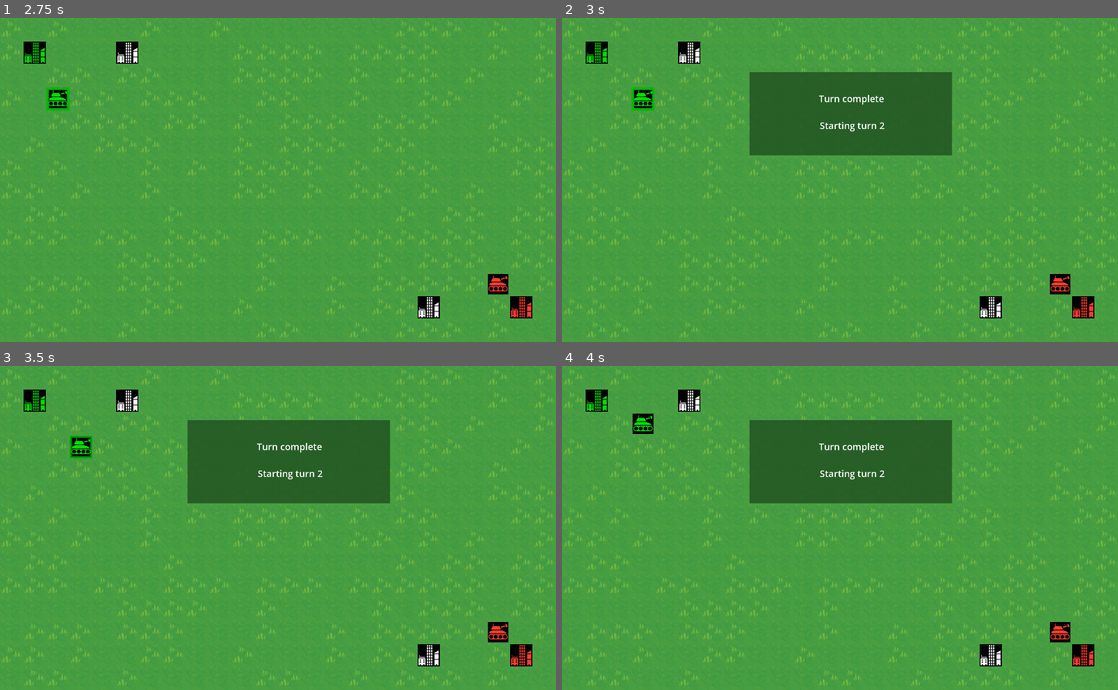
Above: before the commit, frames 1-4 (two rows, left to right).
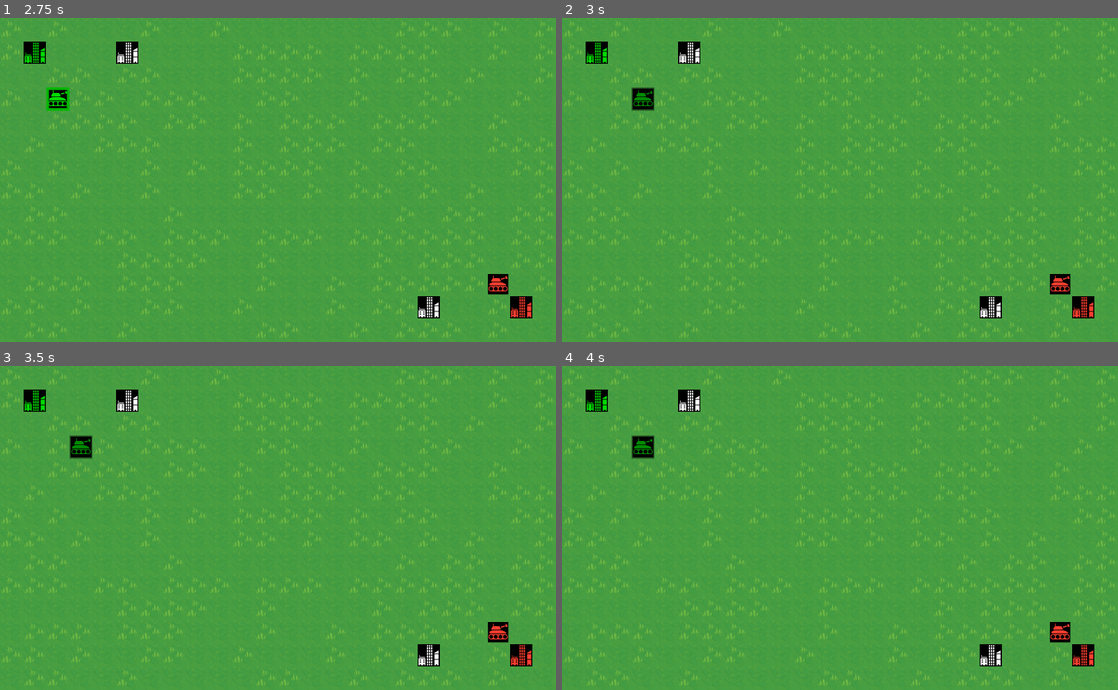
Above: after the commit, the same moments.

Repository: greenmoss/tankies
Game: Godot game, scene res://main.tscn
The game is run twice, just before and just after one commit, with the same random seed, the same clock (stepped at 60 frames per second) and the same inputs.
Inputs (mouse positions are in pixels of both pictures, inside the frame that each line leads up to):
- Up to frame 1 (2.75 s): click "Got it. Let's go!" at 0.5 s; tap Enter at 1.25 s; move the mouse to (55, 76) at 1.27 s; press the mouse at (55, 76) at 1.28 s; hold Right (right) 1.28-2.03 s; tap Space at 2 s; move the mouse to (500, 283) at 2.02 s; release the mouse at (500, 283) at 2.03 s; hold Down (down) from 2.03 s (still down); tap N (next) at 2.1 s
- Up to frame 2 (3 s): tap Enter at 2.75 s; move the mouse to (895, 108) at 2.77 s; release Down (down) at 2.78 s; hold Right (right) from 2.78 s (still down); hold Z (sleep) from 2.78 s (still down)
- Up to frame 3 (3.5 s): keep holding Right (right); keep holding Z (sleep)
- Up to frame 4 (4 s): tap Space at 3.5 s; move the mouse to (812, 592) at 3.52 s; release Right (right) at 3.53 s; release Z (sleep) at 3.53 s; hold Up (up) from 3.53 s (still down); click (812, 592) at 3.6 s

Frame 1 is identical in both runs. In frame 2, 9.6% of the frame differs, in the area x 12-71%, y 16-43%; in frame 3, 9.6%; in frame 4, 9.9%, in the area x 12-71%, y 14-43%.
Error after the commit: Invalid call. Nonexistent function 'refill_moves' in base 'Nil'. (res://team/teams.gd:33)

Commit message:
Move resources to more logical folders
for example, cities to "city" instead of in "world"

Diff:
--- a/world/turn_overlay.tscn
+++ b/turn/turn_overlay.tscn
@@ -1,6 +1,6 @@
 [gd_scene load_steps=4 format=3 uid="uid://bnajm6h8eoqhv"]
 
-[ext_resource type="Script" path="res://world/turn_overlay.gd" id="1_5s1q0"]
+[ext_resource type="Script" path="res://turn/turn_overlay.gd" id="1_5s1q0"]
 
 [sub_resource type="SystemFont" id="SystemFont_bfihn"]
 subpixel_positioning = 0
--- a/world/world.tscn
+++ b/world/world.tscn
@@ -3,12 +3,12 @@
 [ext_resource type="Script" path="res://world/world.gd" id="1_555vv"]
 [ext_resource type="Texture2D" uid="uid://dtvh1ni0qoylk" path="res://world/grasslands.png" id="1_oiwoi"]
 [ext_resource type="PackedScene" uid="uid://d0cfmyfdmy8mo" path="res://unit/unit.tscn" id="2_lyn5p"]
-[ext_resource type="Script" path="res://world/cities.gd" id="3_bgbrx"]
+[ext_resource type="Script" path="res://city/cities.gd" id="3_bgbrx"]
 [ext_resource type="PackedScene" uid="uid://chngv5i76yvm4" path="res://city/city.tscn" id="3_k81tp"]
-[ext_resource type="Script" path="res://world/turns.gd" id="5_tktke"]
-[ext_resource type="PackedScene" uid="uid://bnajm6h8eoqhv" path="res://world/turn_overlay.tscn" id="6_svbli"]
+[ext_resource type="Script" path="res://turn/turns.gd" id="5_tktke"]
+[ext_resource type="PackedScene" uid="uid://bnajm6h8eoqhv" path="res://turn/turn_overlay.tscn" id="6_svbli"]
 [ext_resource type="Script" path="res://team/teams.gd" id="7_au7yj"]
-[ext_resource type="Script" path="res://team/units.gd" id="8_4k8im"]
+[ext_resource type="Script" path="res://unit/units.gd" id="8_4k8im"]
 [ext_resource type="PackedScene" uid="uid://sgl6kqwi4tqx" path="res://team/team.tscn" id="8_y6rer"]
 
 [sub_resource type="TileSetAtlasSource" id="TileSetAtlasSource_kqt2o"]
@@ -153,10 +153,12 @@
 
 [node name="units" type="Node" parent="teams/neutral"]
 
-[node name="turns" type="Node" parent="." node_paths=PackedStringArray("cities", "teams") groups=["TurnsManager"]]
+[node name="turns" type="Node" parent="." groups=["TurnsManager"]]
 script = ExtResource("5_tktke")
-cities = NodePath("../cities")
-teams = NodePath("../teams")
+cities = Object(Node,"_import_path":NodePath(""),"unique_name_in_owner":false,"process_mode":0,"process_priority":0,"process_physics_priority":0,"process_thread_group":0,"editor_description":"","script":ExtResource("3_bgbrx"))
+
+teams = Object(Node,"_import_path":NodePath(""),"unique_name_in_owner":false,"process_mode":0,"process_priority":0,"process_physics_priority":0,"process_thread_group":0,"editor_description":"","script":ExtResource("7_au7yj"))
+
 
 [node name="banner" parent="turns" instance=ExtResource("6_svbli")]
 visible = false
Renamed: world/cities.gd -> city/cities.gd
Renamed: world/turn_overlay.gd -> turn/turn_overlay.gd
Renamed: world/turns.gd -> turn/turns.gd
Renamed: team/units.gd -> unit/units.gd
